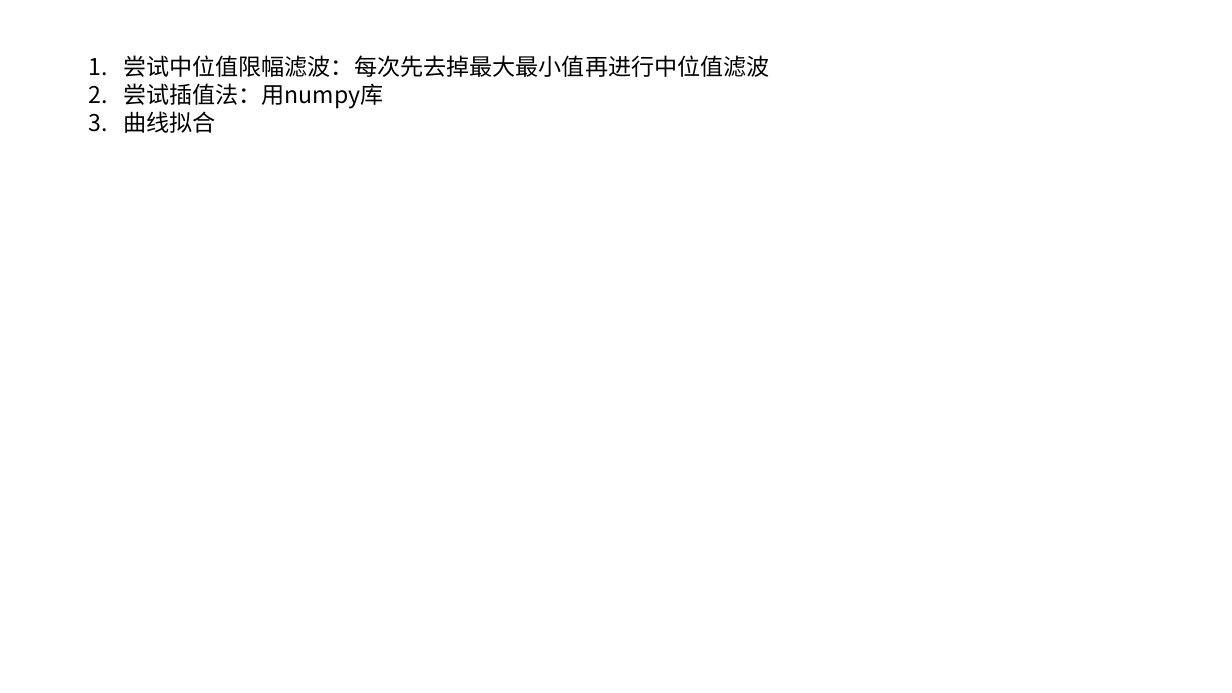
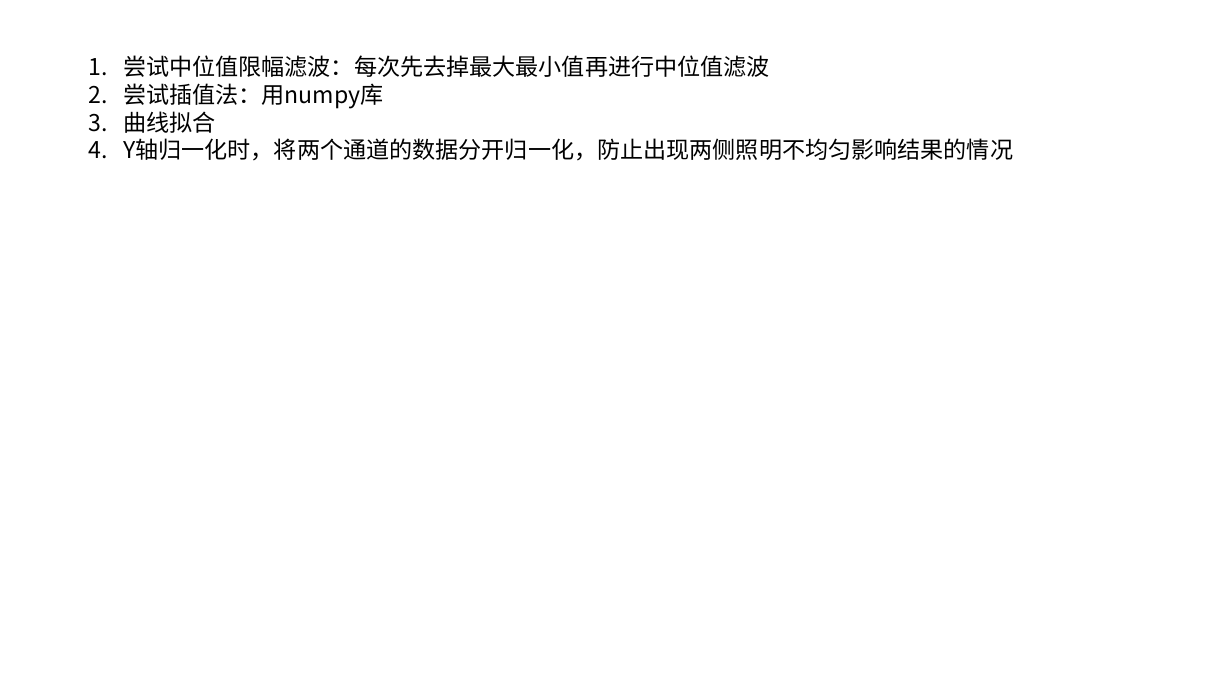
Before and after one commit to 2021SummerResearch/passive-sensing, a slide deck: slide 7 of ReportSlides/week2_yzc.pptx. Drawn at 1232x693 pixels with LibreOffice and Linux fonts; fonts in the diff are those of the drawing. Boxes give left, top, right and bottom in pixels: in the first picture for what was removed or moved away, otherwise in the second. Text is boxed around its words. In the diff, an @@ line names an element or a change of style, - is before the commit and + after.

```diff
--- a/ReportSlides/week2_yzc.pptx
+++ b/ReportSlides/week2_yzc.pptx
@@ text at (123,138,1013,161): paragraph added @@
+4. Y轴归一化时，将两个通道的数据分开归一化，防止出现两侧照明不均匀影响结果的情况
```
Also in this commit, not shown: 35 other files.
